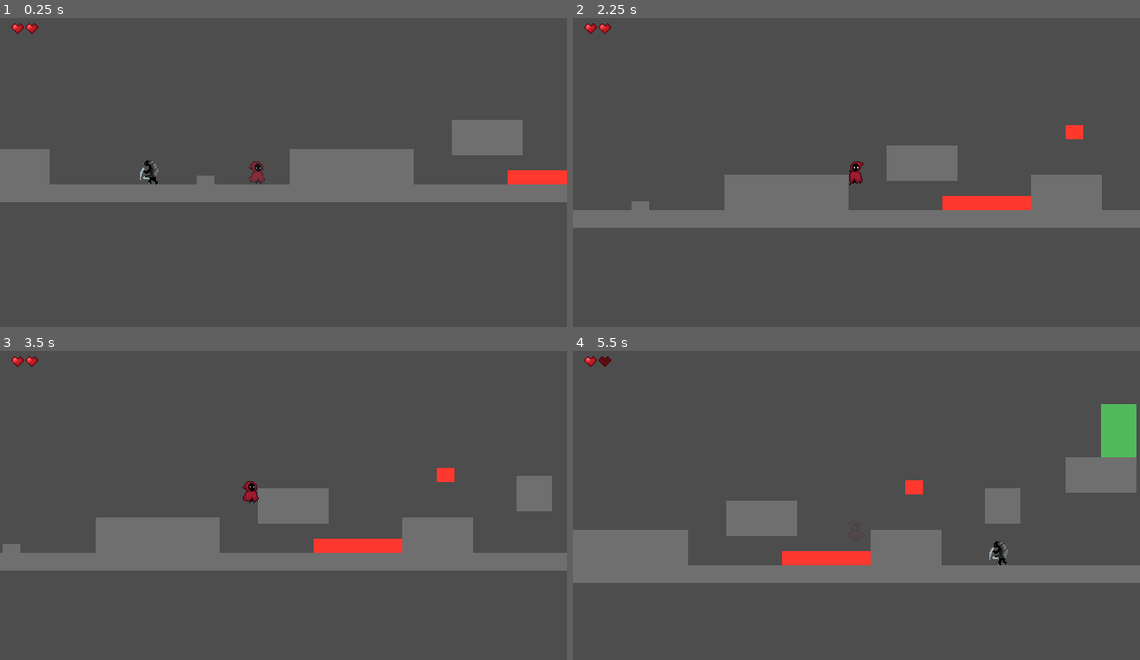
Above: before the commit, frames 1-4 (two rows, left to right).
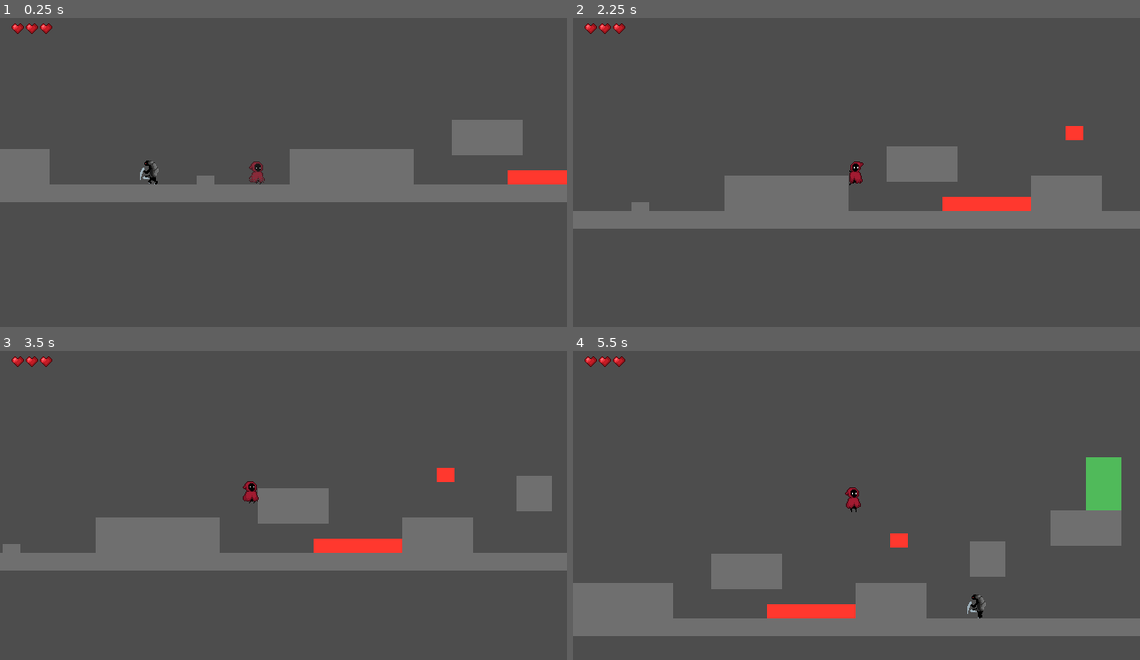
Above: after the commit, the same moments.

Repository: urboifox/platformer
Game: Godot game, scene res://scenes/game.tscn
Two runs of this game, one before a commit and one after it. Both use one fixed random seed, a clock stepped at 60 frames per second and the inputs below.
Inputs:
- Up to frame 1 (0.25 s): no input
- Up to frame 2 (2.25 s): hold Space (jump) 0.53-1.28 s; hold Right (right) 0.53-2.03 s; tap Q (attack) at 1.35 s; tap Space (jump) at 1.52, 1.55, 1.82 s; hold Left (left) from 2.03 s (still down); hold Space (jump) from 2.03 s (still down); tap E (dash) at 2.1 s
- Up to frame 3 (3.5 s): release Left (left) at 2.78 s; release Space (jump) at 2.78 s; hold Right (right) from 2.78 s (still down); tap Space (jump) at 2.85, 3.02, 3.32 s
- Up to frame 4 (5.5 s): hold Space (jump) 3.53-4.28 s; tap Q (attack) at 3.6 s; release Right (right) at 4.28 s; hold Left (left) 4.28-5.03 s; tap E (dash) at 4.35 s; tap Space (jump) at 4.52, 4.55, 4.82 s; hold Right (right) from 5.03 s (still down); hold Space (jump) from 5.03 s (still down)

The runs differ from the first frame. In frame 1, less than 0.1% of the frame differs, in the area x 7-10%, y 1-6%; in frame 2, 0.8%; in frame 3, less than 0.1%; in frame 4, 27%, in the area x 0-100%, y 1-93%.

Commit message:
fix: dont fall fast if player keeps pressing jump

Diff:
--- a/scenes/player/player.gd
+++ b/scenes/player/player.gd
@@ -43,7 +43,9 @@
 	_update_footsteps(delta)
 
 	if not is_on_floor() and apply_gravity:
-		var gravity := stats.gravity * (stats.fall_multiplier if velocity.y > 0.0 else 1.0)
+		var gravity := stats.gravity * (
+			stats.fall_multiplier if velocity.y > 0.0 and not Input.is_action_pressed("jump") else 1.0
+		)
 		velocity.y += gravity * delta
 
 	if is_on_floor():
--- a/scripts/movement_stats.gd
+++ b/scripts/movement_stats.gd
@@ -1,7 +1,7 @@
 class_name MovementStats
 extends Resource
 
-@export var health: float = 2.0
+@export var health: float = 3.0
 @export var acceleration: float = 3000.0
 @export var speed: float = 180.0
 @export var dash_speed: float = 500.0
